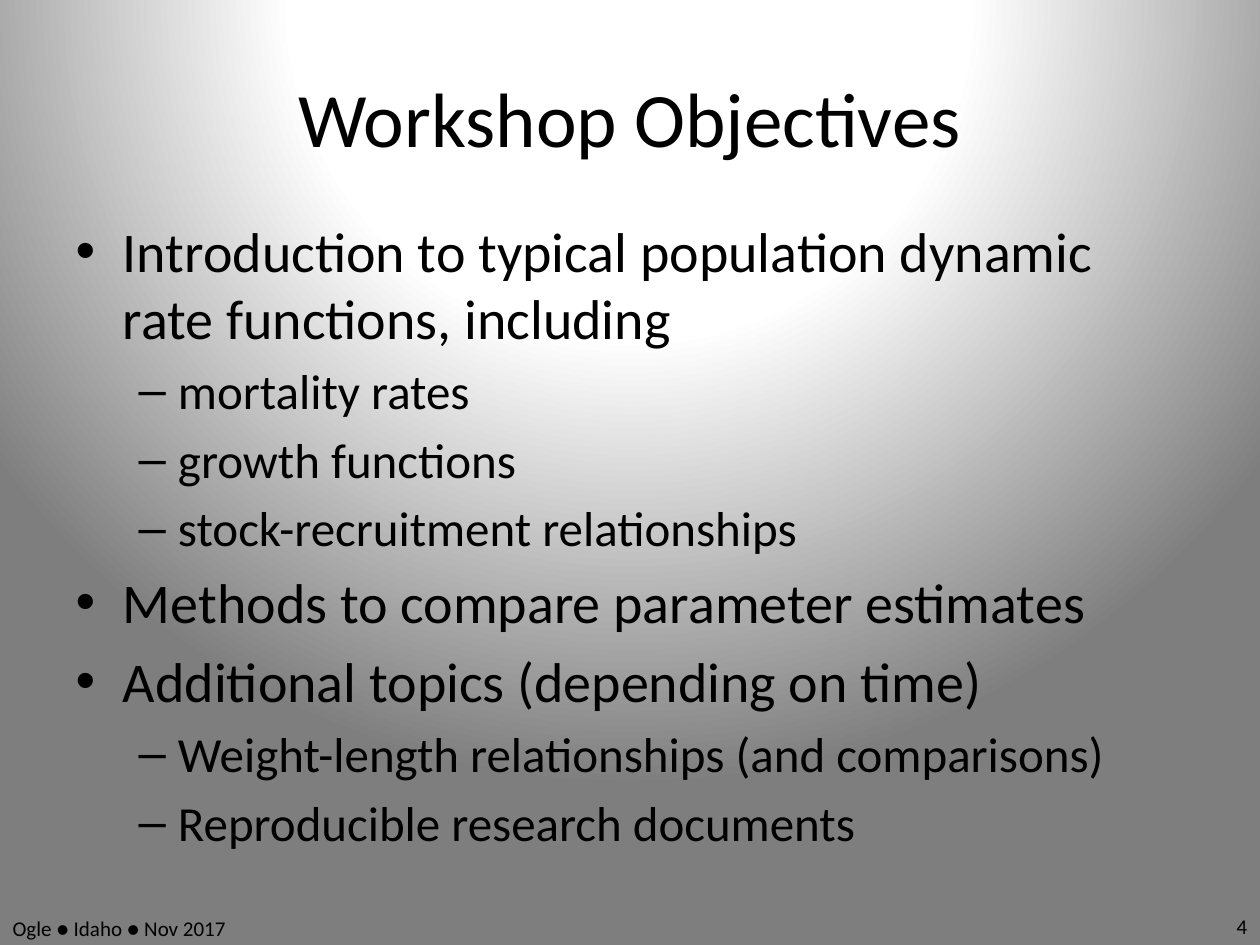
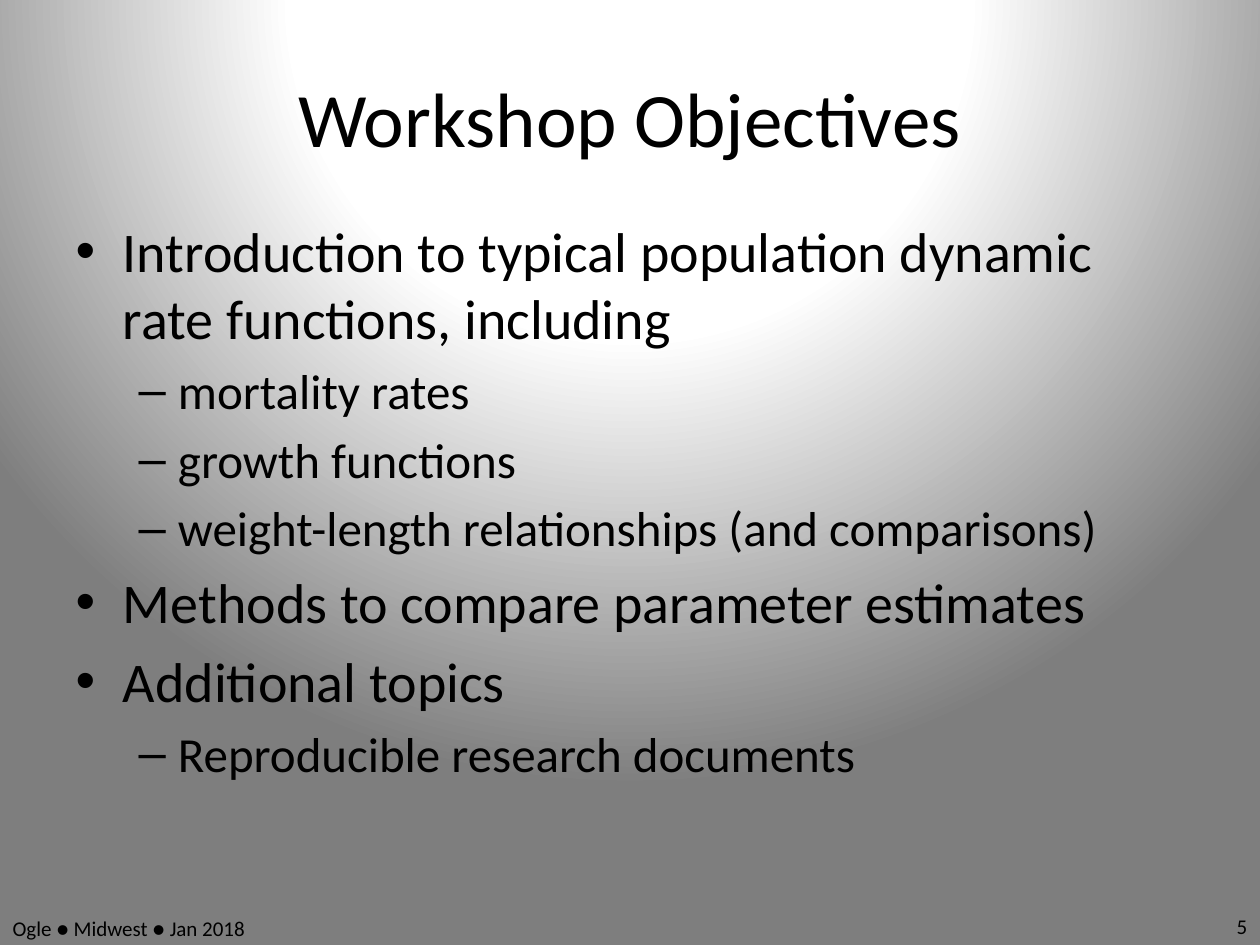
Before and after one commit to anhnguyendepocen/RcourseMidwest2018, a slide deck: slide 5 of Slides.pptx (slide 4 before the commit). Drawn at 1260x945 pixels with LibreOffice and Linux fonts; fonts in the diff are those of the drawing. Boxes give left, top, right and bottom in pixels: in the first picture for what was removed or moved away, otherwise in the second. Text is boxed around its words. In the diff, an @@ line names an element or a change of style, - is before the commit and + after.

Commit message:
Updated slides

```diff
--- a/Slides.pptx
+++ b/Slides.pptx
@@ text at [178, 510, 1096, 555]: text changed @@
-  – stock-recruitment relationships
+  – weight-length relationships (and comparisons)
@@ text at [123, 663, 504, 711]: text changed; size 28 to 32 pt @@
-• Additional topics (depending on time)
-  – Weight-length relationships (and comparisons)
+• Additional topics
@@ text at [13, 921, 244, 940]: text changed @@
-Ogle ● Idaho ● Nov 2017
+Ogle ● Midwest ● Jan 2018
@@ page number at [1237, 920, 1248, 934]: text changed @@
-4
+5
```
Also in this commit, not shown: 69 other slides changed, 3 slides added.
